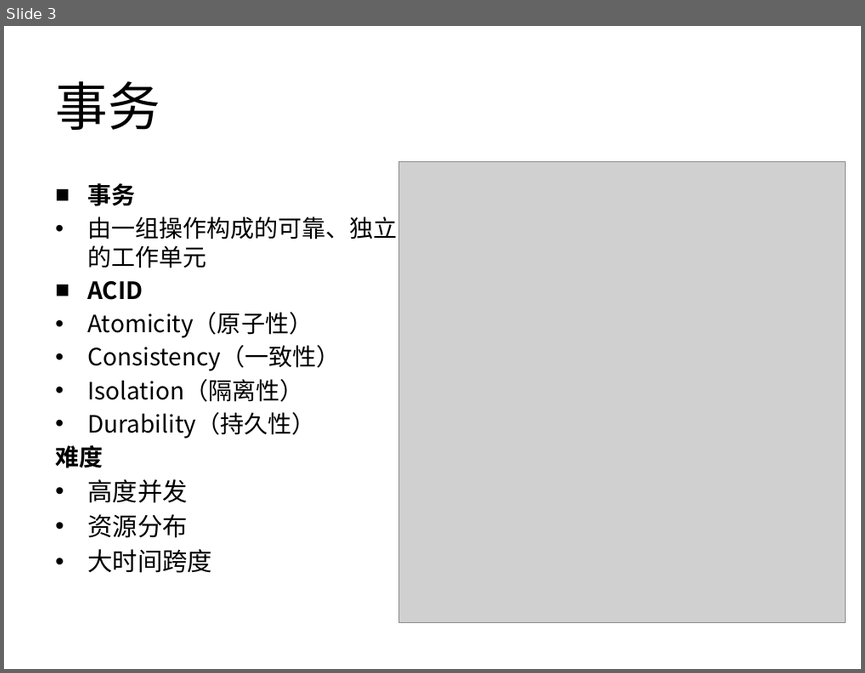
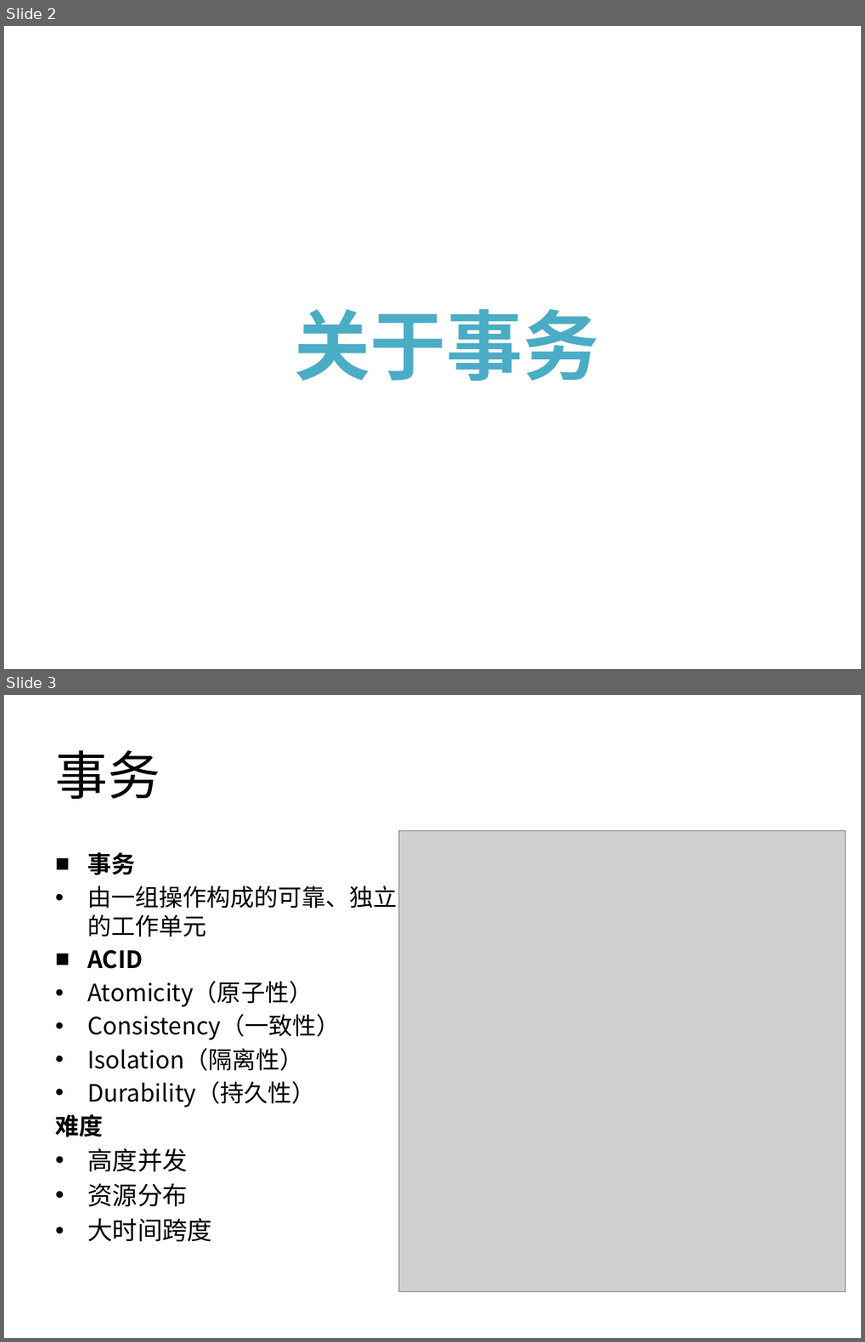
Before and after one commit to balancebeam/galaxy, a slide deck: galaxy-doc/分布式事务.pptx. Shown one above the other, each under a label of ours: slide 3 before the commit, slides 2 and 3 after it. The pictures are 865x673 and 865x1342 pixels, drawn with LibreOffice and Linux fonts; fonts in the diff are those of the drawing; grey boxes stand for pictures. Boxes give left, top, right and bottom in pixels: in the first picture for what was removed or moved away, otherwise in the second. Text is boxed around its words. In the diff, an @@ line names an element or a change of style, - is before the commit and + after.

```diff
--- a/galaxy-doc/分布式事务.pptx
+++ b/galaxy-doc/分布式事务.pptx
@@ slide 2 added at (x1=4, y1=26, x2=861, y2=669), background #FFFFFF @@
@@ text added at (x1=294, y1=309, x2=598, y2=381), 64 pt, text gradient #215968 to #4BACC6 to #93CDDD, bold @@
+关于事务
```
Also in this commit, not shown: 2 other slides added, 2 slides removed.
